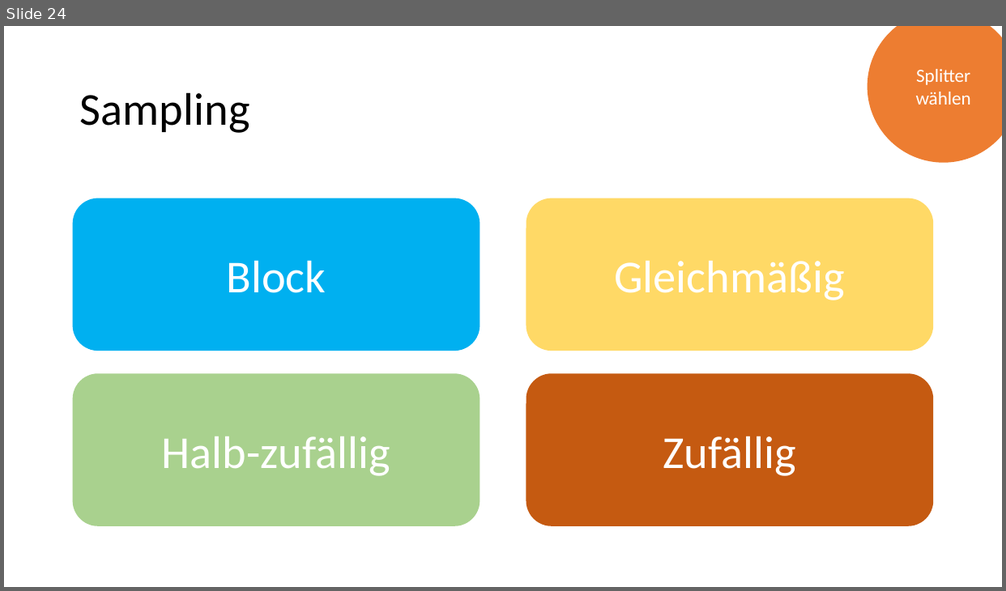
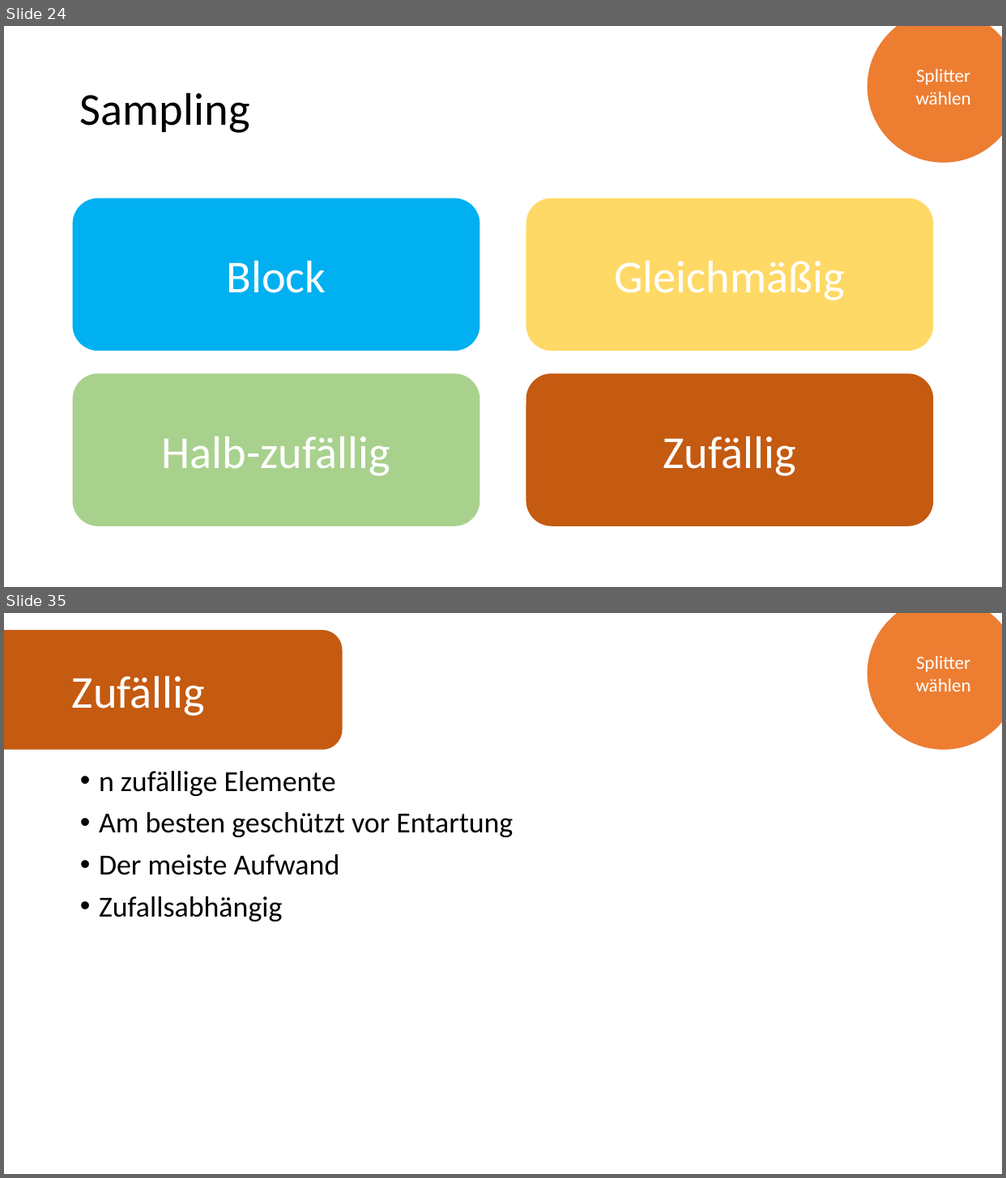
Before and after one commit to NikBenson/ALG, a slide deck: presentation/main.pptx. Shown one above the other, each under a label of ours: slide 24 before the commit, slides 24 and 35 after it; the slides between them are not shown. The pictures are 1006x591 and 1006x1178 pixels, drawn with LibreOffice and Linux fonts; fonts in the diff are those of the drawing. Boxes give left, top, right and bottom in pixels: in the first picture for what was removed or moved away, otherwise in the second. Text is boxed around its words. In the diff, an @@ line names an element or a change of style, - is before the commit and + after.

```diff
--- a/presentation/main.pptx
+++ b/presentation/main.pptx
@@ slide 35 added at (x1=4, y1=613, x2=1002, y2=1174), background #FFFFFF @@
@@ rounded rectangle added at (x1=4, y1=630, x2=343, y2=750), fill #C55A11, 44 pt, text #FFFFFF @@
+Zufällig
@@ ellipse added at (x1=867, y1=613, x2=1002, y2=750), fill #ED7D31, 18 pt, text #FFFFFF @@
+Splitter wählen
@@ text added at (x1=99, y1=771, x2=513, y2=922), 28 pt, text #000000 @@
+• n zufällige Elemente
+• Am besten geschützt vor Entartung
+• Der meiste Aufwand
+• Zufallsabhängig
```
Also in this commit, not shown: 31 other slides added.
